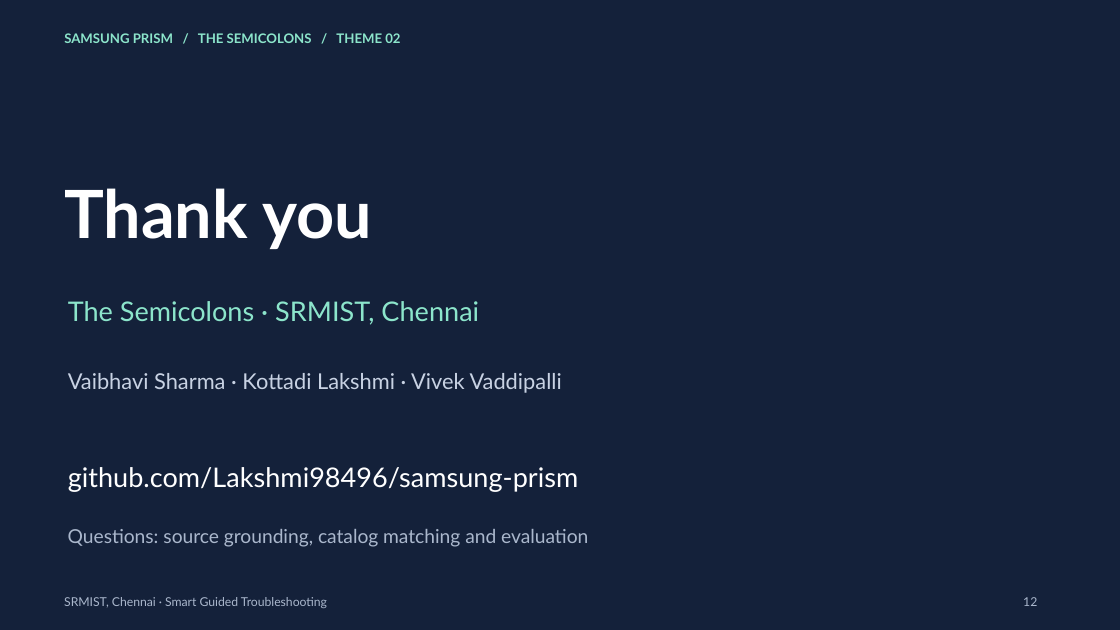
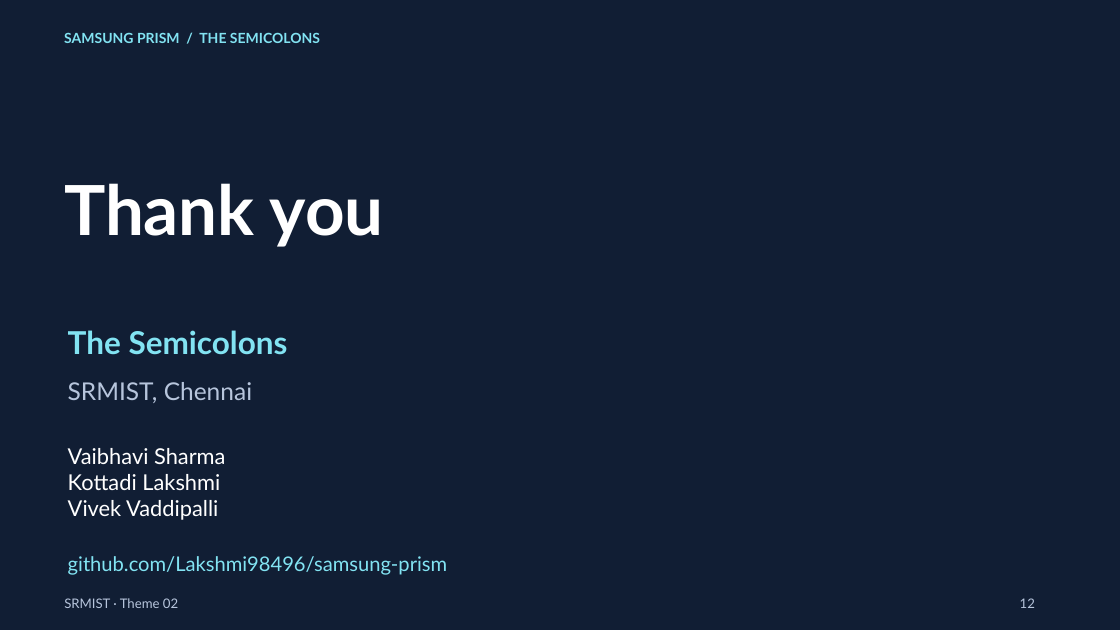
Before and after one commit to Lakshmi98496/samsung-prism, a slide deck: slide 12 of submission/SRMIST_TheSemicolons_Submission.pptx. Drawn at 1120x630 pixels with LibreOffice and Linux fonts; fonts in the diff are those of the drawing; background and template pictures are left out. Boxes give left, top, right and bottom in pixels: in the first picture for what was removed or moved away, otherwise in the second. Text is boxed around its words. In the diff, an @@ line names an element or a change of style, - is before the commit and + after.

```diff
--- a/submission/SRMIST_TheSemicolons_Submission.pptx
+++ b/submission/SRMIST_TheSemicolons_Submission.pptx
@@ background #14213A to picture (left out) @@
@@ text at (64,33,320,43): text changed; size 11.2 to 12 pt; text colour #8CE5CB to #82E3F2 @@
-SAMSUNG PRISM / THE SEMICOLONS / THEME 02
+SAMSUNG PRISM / THE SEMICOLONS
@@ text "Thank you" at (64,183,384,247): size 57 to 59.2 pt @@
@@ text at (68,330,288,355): text changed; size 23.2 to 27 pt; text colour #8CE5CB to #82E3F2; bold on @@
-The Semicolons · SRMIST, Chennai
+The Semicolons
@@ text added at (68,382,252,403), 21 pt, text #B7C5DC @@
+SRMIST, Chennai
@@ text at (68,448,225,520): text changed; text colour #C8D2E3 to #FFFFFF @@
-Vaibhavi Sharma · Kottadi Lakshmi · Vivek Vaddipalli
+Vaibhavi Sharma
+Kottadi Lakshmi
+Vivek Vaddipalli
@@ text removed at (68,529,588,547) @@
-Questions: source grounding, catalog matching and evaluation
@@ text "github.com/Lakshmi98496/samsung-prism": place and size @@
-text "github.com/Lakshmi98496/samsung-prism" at (68,467,579,492)
+text "github.com/Lakshmi98496/samsung-prism" at (68,556,448,575)
@@ text "github.com/Lakshmi98496/samsung-prism" at (68,556,448,575): size 23.2 to 17.2 pt, text colour #FFFFFF to #82E3F2 @@
@@ text at (64,598,178,608): text changed; size 10.5 to 11.2 pt; text colour #AAB7CC to #B7C5DC @@
-SRMIST, Chennai · Smart Guided Troubleshooting
+SRMIST · Theme 02
@@ text "12" at (1020,598,1035,608): size 10.5 to 11.2 pt, text colour #AAB7CC to #B7C5DC @@
```
Also in this commit, not shown: 9 other slides changed, 2 slides added, 2 slides removed, 7 other files.
